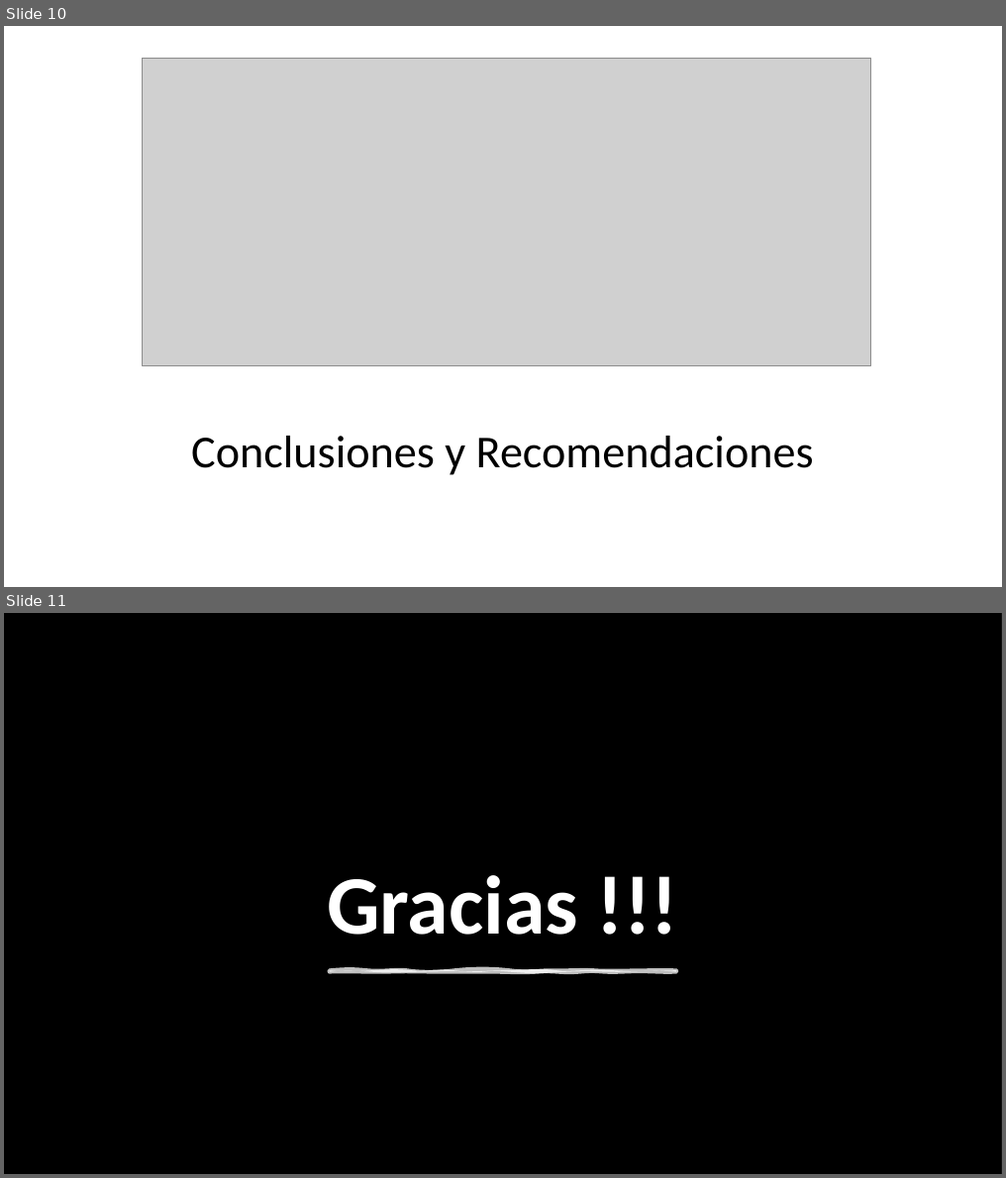
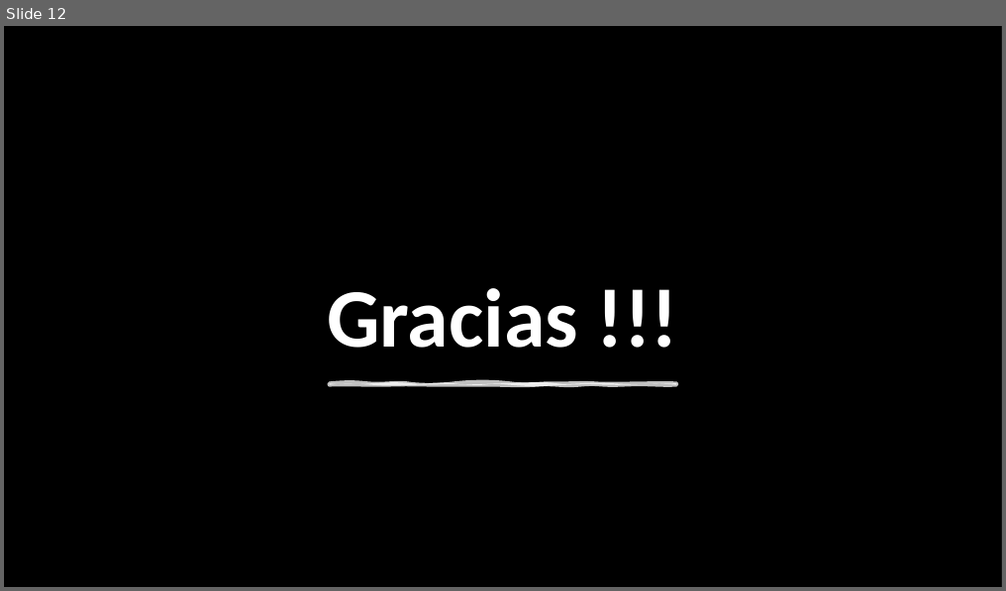
Before and after one commit to Erickhu-11/Proyecto2, a slide deck: Facebook.pptx. Shown one above the other, each under a label of ours: slides 10 and 11 before the commit, slide 12 after it. The pictures are 1006x1178 and 1006x591 pixels, drawn with LibreOffice and Linux fonts; fonts in the diff are those of the drawing; grey boxes stand for pictures; background and template pictures are left out; a plain dark background stands for a picture behind light text. Boxes give left, top, right and bottom in pixels: in the first picture for what was removed or moved away, otherwise in the second. Text is boxed around its words. In the diff, an @@ line names an element or a change of style, - is before the commit and + after.

```diff
--- a/Facebook.pptx
+++ b/Facebook.pptx
@@ slide 10 removed at (x1=4, y1=26, x2=1002, y2=587), background #FFFFFF @@
@@ picture removed at (x1=143, y1=58, x2=871, y2=366) @@
@@ title removed at (x1=191, y1=436, x2=814, y2=475) @@
-Conclusiones y Recomendaciones
@@ what was slide 11 is now slide 12 @@
```
Also in this commit, not shown: 7 slides changed, 2 slides added.
